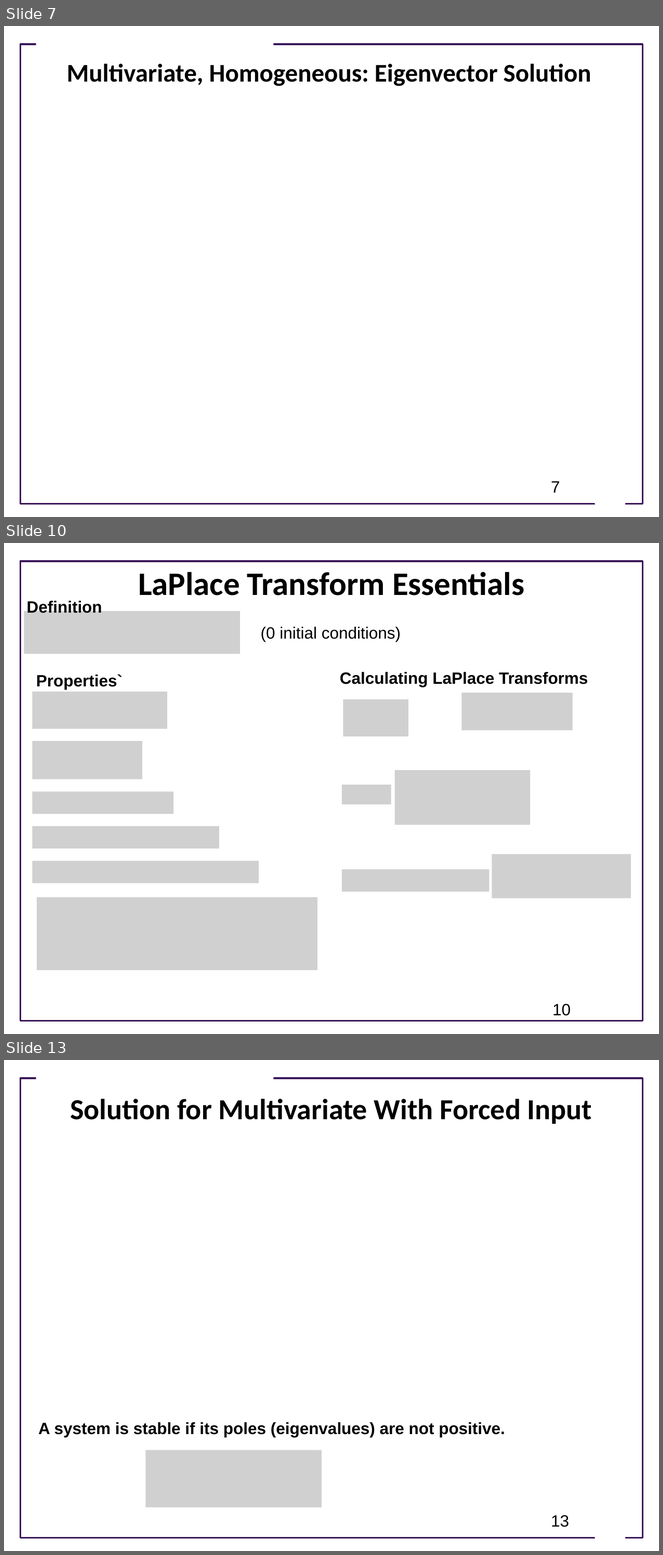
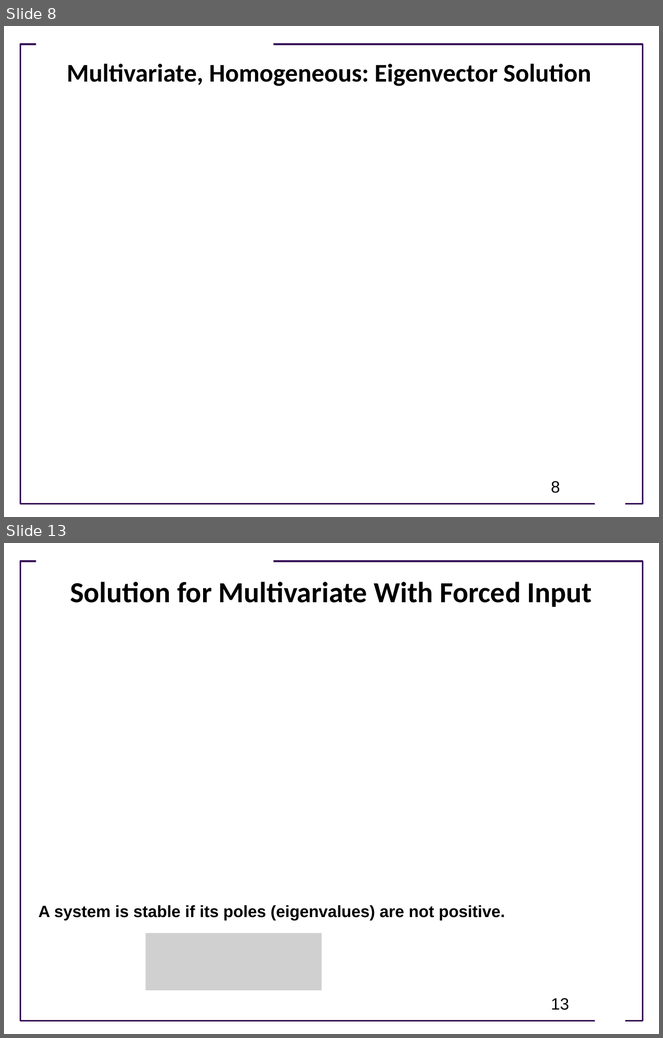
Before and after one commit to joseph-hellerstein/advanced-controls-lectures, a slide deck: Lecture_5-Dynamical-Systems/Dynamical-Systems.pptx. Shown one above the other, each under a label of ours: slides 7, 10 and 13 before the commit, slides 8 and 13 after it; the slides between them are not shown. The pictures are 663x1555 and 663x1038 pixels, drawn with LibreOffice and Linux fonts; fonts in the diff are those of the drawing; grey boxes stand for pictures; background and template pictures are left out. Boxes give left, top, right and bottom in pixels: in the first picture for what was removed or moved away, otherwise in the second. Text is boxed around its words. In the diff, an @@ line names an element or a change of style, - is before the commit and + after.

```diff
--- a/Lecture_5-Dynamical-Systems/Dynamical-Systems.pptx
+++ b/Lecture_5-Dynamical-Systems/Dynamical-Systems.pptx
@@ slide 10 removed at [4,543,659,1034], background #FFFFFF; not listed: 1 template element that a slide beside it also shows @@
@@ title removed at [138,572,525,596] @@
-LaPlace Transform Essentials
@@ text removed at [27,600,102,613] @@
-Definition
@@ picture removed at [24,611,241,654] @@
@@ text removed at [261,627,401,642] @@
-(0 initial conditions)
@@ text removed at [36,675,123,690] @@
-Properties`
@@ text removed at [340,672,588,687] @@
-Calculating LaPlace Transforms
@@ picture removed at [32,692,167,729] @@
@@ picture removed at [462,693,573,730] @@
@@ picture removed at [344,700,409,737] @@
@@ picture removed at [32,742,142,780] @@
@@ picture removed at [395,770,530,825] @@
@@ picture removed at [32,792,174,814] @@
@@ picture removed at [342,785,391,805] @@
@@ picture removed at [32,827,219,849] @@
@@ picture removed at [492,854,631,899] @@
@@ picture removed at [32,861,259,883] @@
@@ picture removed at [342,869,490,891] @@
@@ picture removed at [37,898,317,971] @@
@@ page number removed at [553,1004,571,1016] @@
-10
@@ what was slide 7 is now slide 8 @@
@@ page number at [551,482,560,493]: text changed @@
-7
+8
```
Also in this commit, not shown: 3 slides changed, 4 slides added, 3 other slides removed, 1 other file.
